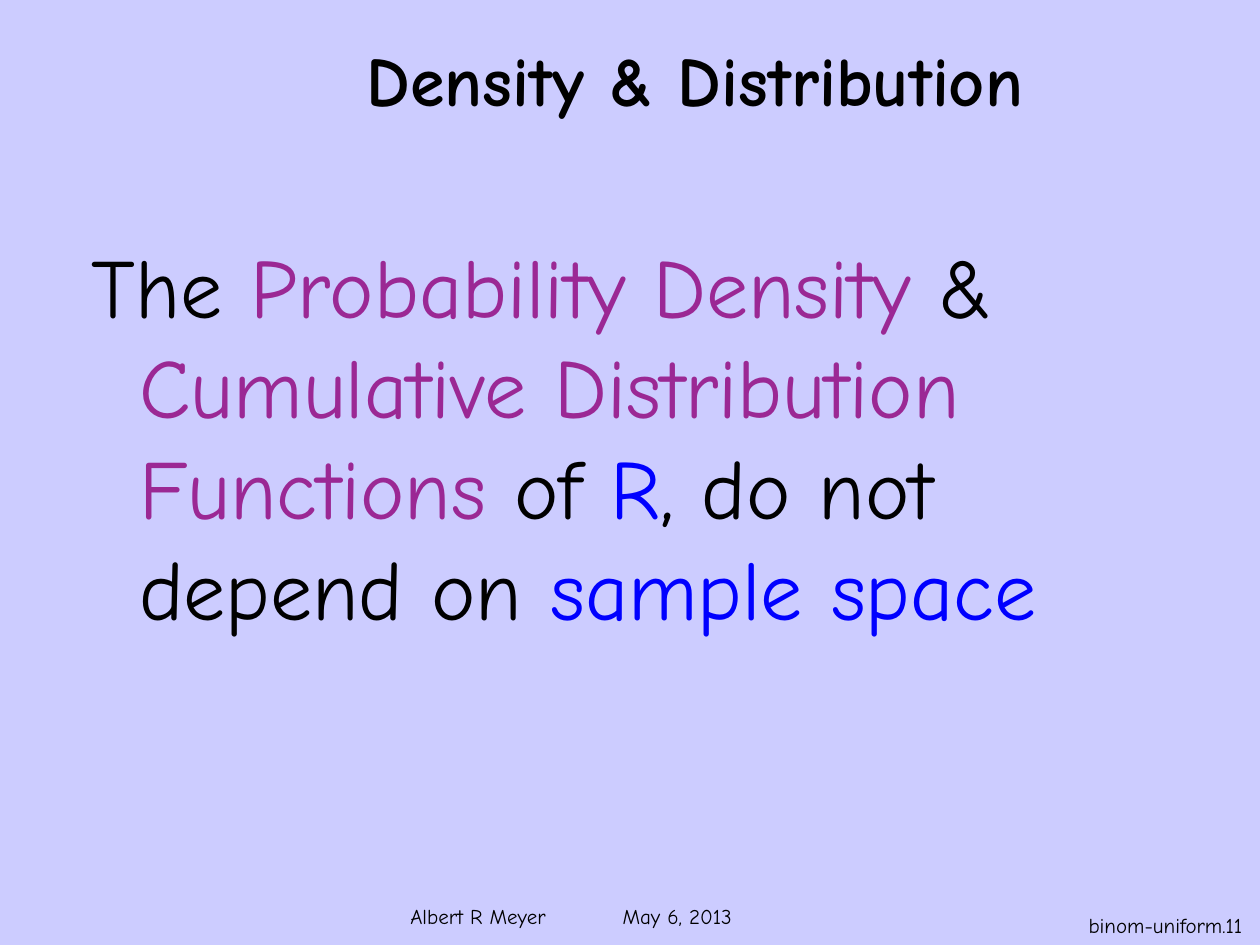
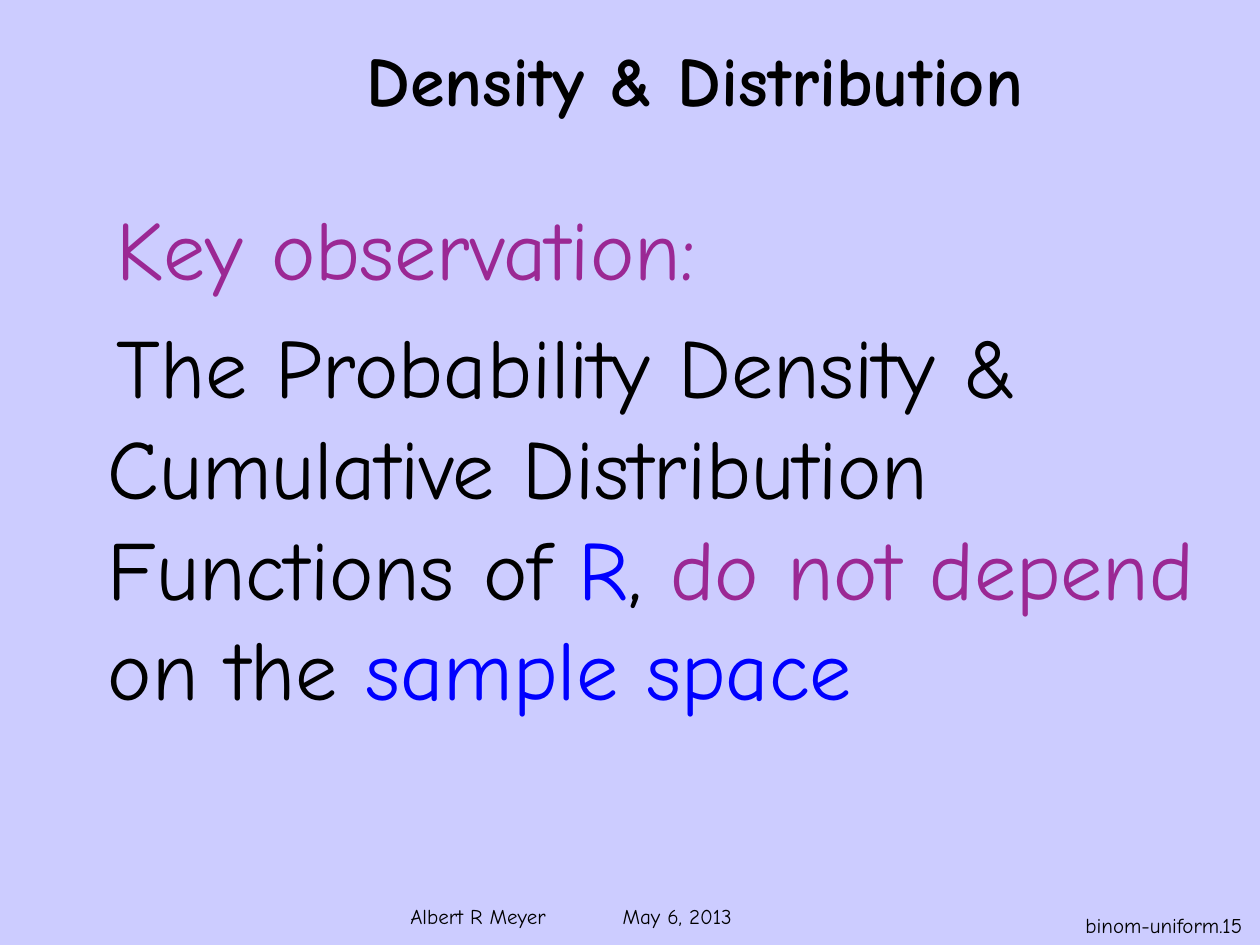
Before and after one commit to armeyer/mcs_web, a slide deck: slide 15 of spring13/slides13/ranvar-binomial.pptx (slide 11 before the commit). Drawn at 1260x945 pixels with LibreOffice and Linux fonts; fonts in the diff are those of the drawing; background and template pictures are left out. Boxes give left, top, right and bottom in pixels: in the first picture for what was removed or moved away, otherwise in the second. Text is boxed around its words. In the diff, an @@ line names an element or a change of style, - is before the commit and + after.

```diff
--- a/spring13/slides13/ranvar-binomial.pptx
+++ b/spring13/slides13/ranvar-binomial.pptx
@@ text at (108,223,1194,717): text changed; text colour #9B2894 to #000000 @@
-The Probability Density & Cumulative Distribution Functions of R, do not depend on sample space
+Key observation:
+The Probability Density & Cumulative Distribution Functions of R, do not depend on the sample space
@@ page number at (1085,918,1242,933): text changed @@
-binom-uniform.11
+binom-uniform.15
```
Also in this commit, not shown: 5 other slides changed, 1 slide added, 3 slides removed.
